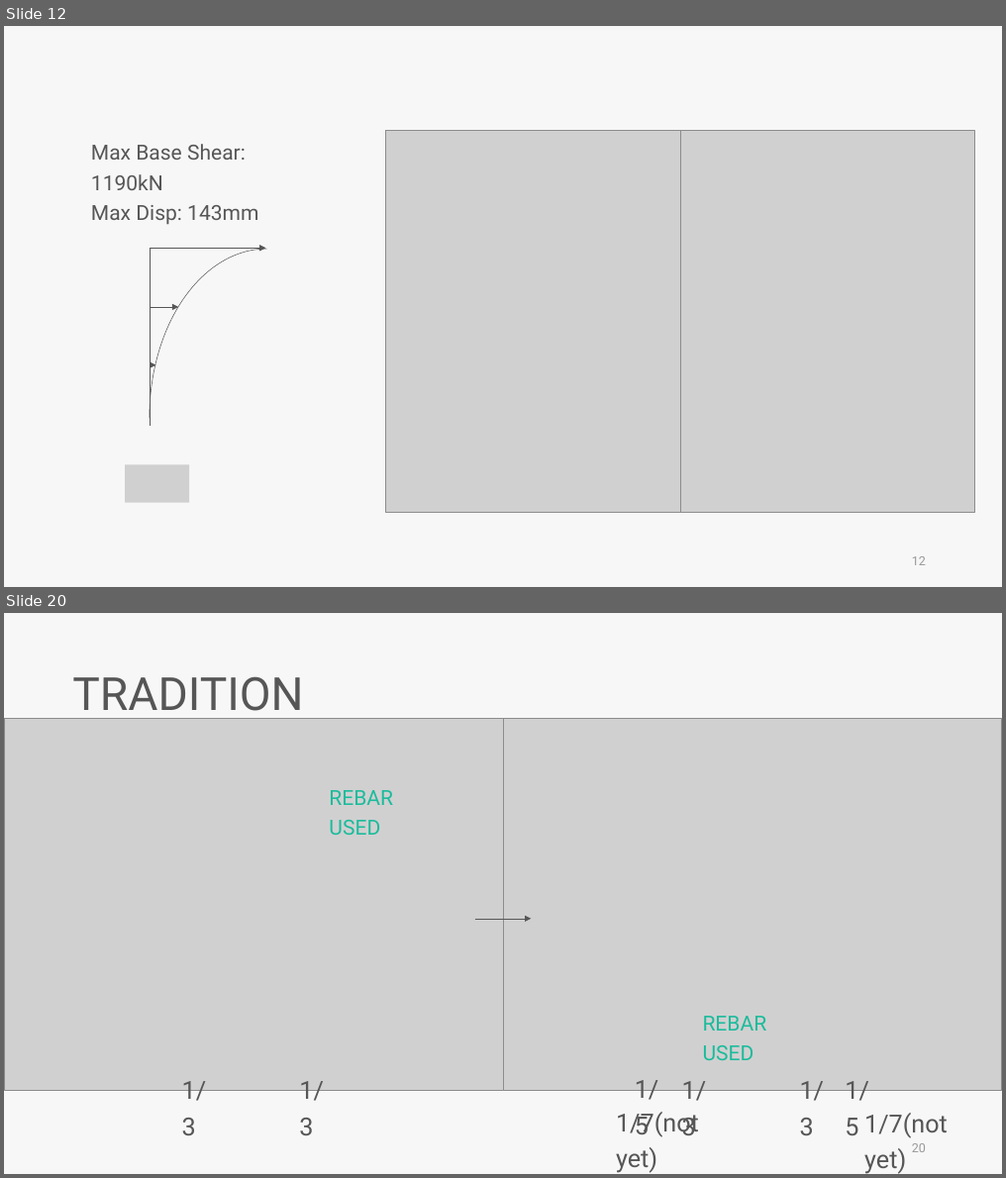
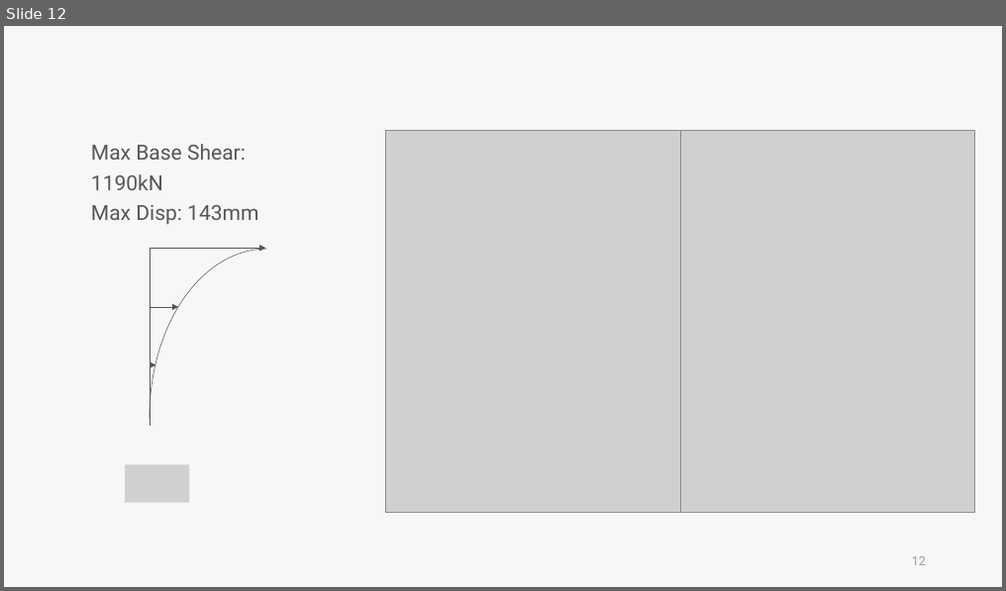
Before and after one commit to skyran1278/VbaProject, a slide deck: 20180126_SmartCut/Meeting/20181221 Meeting/20181221 Meeting mac.pptx. Shown one above the other, each under a label of ours: slides 12 and 20 before the commit, slide 12 after it; the slides between them are not shown. The pictures are 1006x1178 and 1006x591 pixels, drawn with LibreOffice and Linux fonts; fonts in the diff are those of the drawing; grey boxes stand for pictures. Boxes give left, top, right and bottom in pixels: in the first picture for what was removed or moved away, otherwise in the second. Text is boxed around its words. In the diff, an @@ line names an element or a change of style, - is before the commit and + after.

```diff
--- a/20180126_SmartCut/Meeting/20181221 Meeting/20181221 Meeting mac.pptx
+++ b/20180126_SmartCut/Meeting/20181221 Meeting/20181221 Meeting mac.pptx
@@ slide 20 removed at [4,613,1002,1174], background #F7F7F7 @@
@@ text removed at [72,676,303,719] @@
-TRADITION
@@ picture removed at [4,719,503,1091] @@
@@ picture removed at [503,719,1002,1091] @@
@@ text removed at [329,790,393,835] @@
-REBAR USED
@@ arrow removed from (475, 919) to (531, 919) @@
@@ text removed at [703,1016,767,1060] @@
-REBAR USED
@@ text removed at [182,1081,207,1136] @@
-1/3
@@ text removed at [299,1081,324,1136] @@
-1/3
@@ text removed at [635,1080,659,1135] @@
-1/5
@@ text removed at [682,1081,707,1136] @@
-1/3
@@ text removed at [800,1081,825,1136] @@
-1/3
@@ text removed at [845,1081,869,1136] @@
-1/5
@@ text removed at [616,1112,699,1173] @@
-1/7(not yet)
@@ text removed at [864,1113,947,1174] @@
-1/7(not yet)
@@ page number removed at [912,1144,926,1153] @@
-20
```
Also in this commit, not shown: 4 slides changed, 6 slides added, 26 other slides removed, 2 other files.
